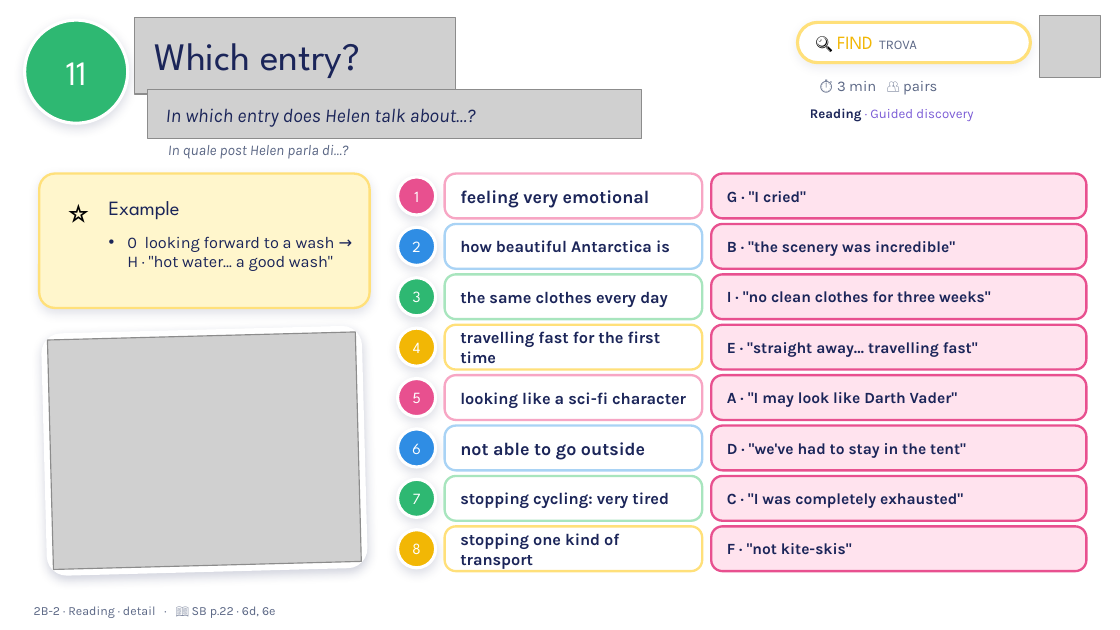
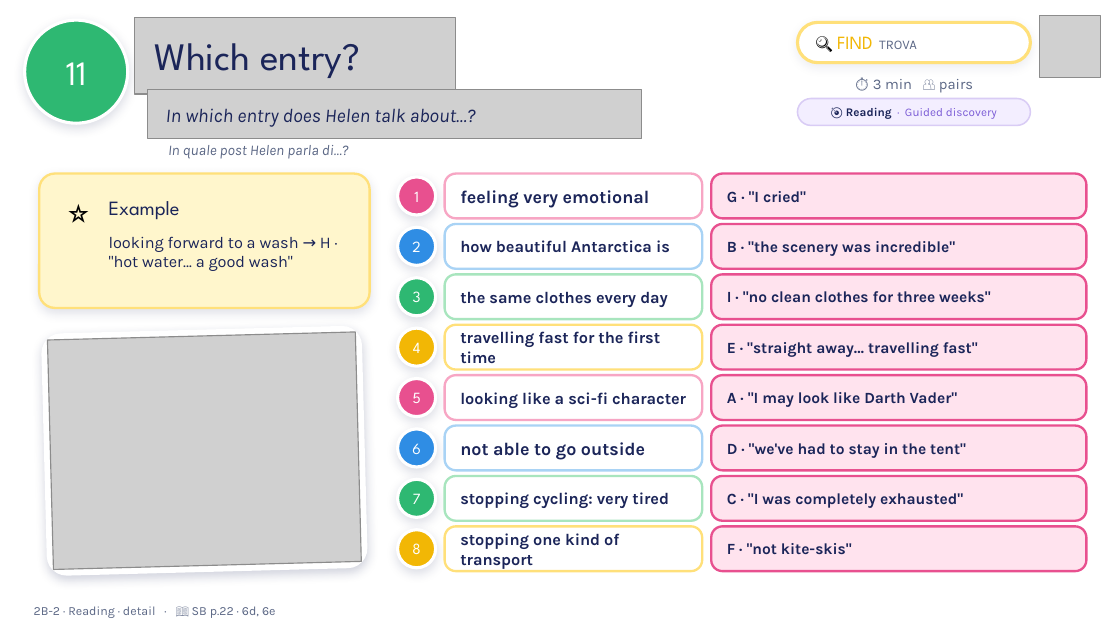
Before and after one commit to londonlanguageschool/Bagheria-, a slide deck: slide 11 of materials/B1/B1_2B-2_Changing_lives.pptx. Drawn at 1120x630 pixels with LibreOffice and Linux fonts; fonts in the diff are those of the drawing; grey boxes stand for pictures; background and template pictures are left out. Boxes give left, top, right and bottom in pixels: in the first picture for what was removed or moved away, otherwise in the second. Text is boxed around its words. In the diff, an @@ line names an element or a change of style, - is before the commit and + after.

```diff
--- a/materials/B1/B1_2B-2_Changing_lives.pptx
+++ b/materials/B1/B1_2B-2_Changing_lives.pptx
@@ text "⏱ 3 min 👥 pairs": place and size @@
-text "⏱ 3 min 👥 pairs" at (837,81,937,95)
+text "⏱ 3 min 👥 pairs" at (873,79,973,93)
@@ text "⏱ 3 min 👥 pairs" at (873,79,973,93): alignment left to centre @@
@@ rounded rectangle "🎯 Reading · Guided discovery": place and size @@
-rounded rectangle "🎯 Reading · Guided discovery" at (810,108,973,122)
+rounded rectangle "🎯 Reading · Guided discovery" at (797,99,1030,125)
@@ rounded rectangle "🎯 Reading · Guided discovery" at (797,99,1030,125): fill none to #F3EEFF; outline none to #D9CCF5 1 pt @@
@@ text in rounded rectangle at (846,107,997,119): text changed; size 8.5 to 7.5 pt @@
-Reading · Guided discovery
+🎯 Reading · Guided discovery
@@ text at (109,236,331,271): text changed @@
-• 0 looking forward to a wash → H · "hot water… a good wash"
+looking forward to a wash → H · "hot water… a good wash"
```
Also in this commit, not shown: 21 other slides changed, 29 other files.
